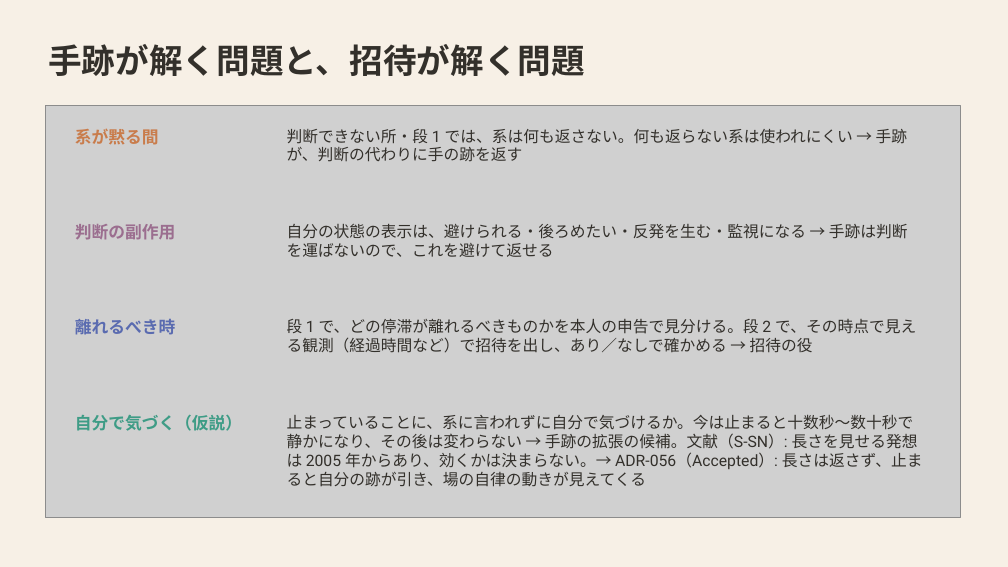
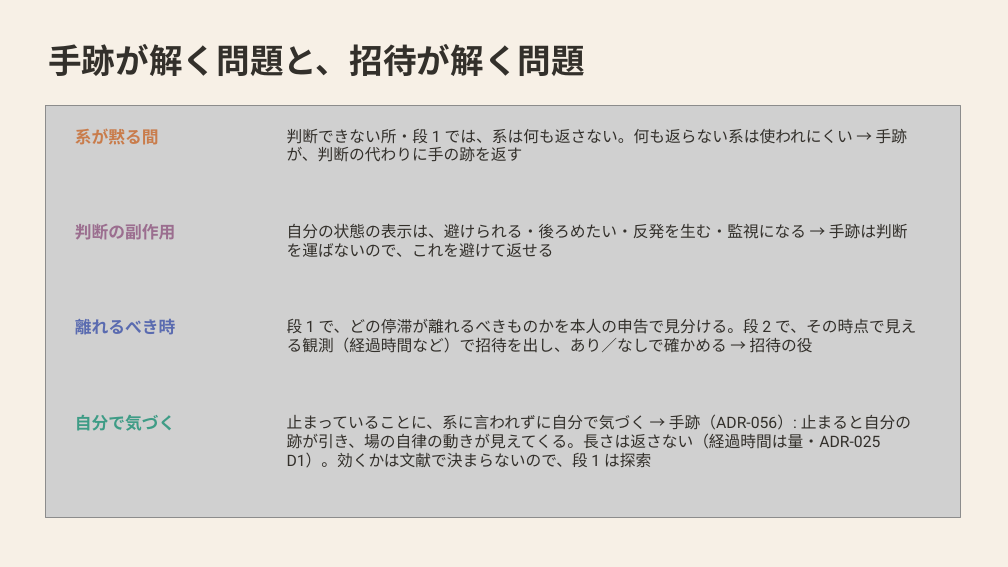
Before and after one commit to mikotomiura/GSE-prototype, a slide deck: slide 7 of docs/slides/project-overview/GSE_handmark_design.pptx (slide 6 before the commit). Drawn at 1008x567 pixels with LibreOffice and Linux fonts; fonts in the diff are those of the drawing; grey boxes stand for pictures. Boxes give left, top, right and bottom in pixels: in the first picture for what was removed or moved away, otherwise in the second. Text is boxed around its words. In the diff, an @@ line names an element or a change of style, - is before the commit and + after.

```diff
--- a/docs/slides/project-overview/GSE_handmark_design.pptx
+++ b/docs/slides/project-overview/GSE_handmark_design.pptx
@@ text at (75,415,175,431): text changed @@
-自分で気づく（仮説）
+自分で気づく
@@ text at (287,414,911,467): text changed @@
-止まっていることに、系に言われずに自分で気づけるか。今は止まると十数秒〜数十秒で静かになり、その後は変わらない → 手跡の拡張の候補。文献（S-SN）: 長さを見せる発想は 2005 年からあり、効くかは決まらない。→ ADR-056（Accepted）: 長さは返さず、止まると自分の跡が引き、場の自律の動きが見えてくる
+止まっていることに、系に言われずに自分で気づく → 手跡（ADR-056）: 止まると自分の跡が引き、場の自律の動きが見えてくる。長さは返さない（経過時間は量・ADR-025 D1）。効くかは文献で決まらないので、段 1 は探索
```
Also in this commit, not shown: 14 other slides changed, 3 slides added, 12 other files.
